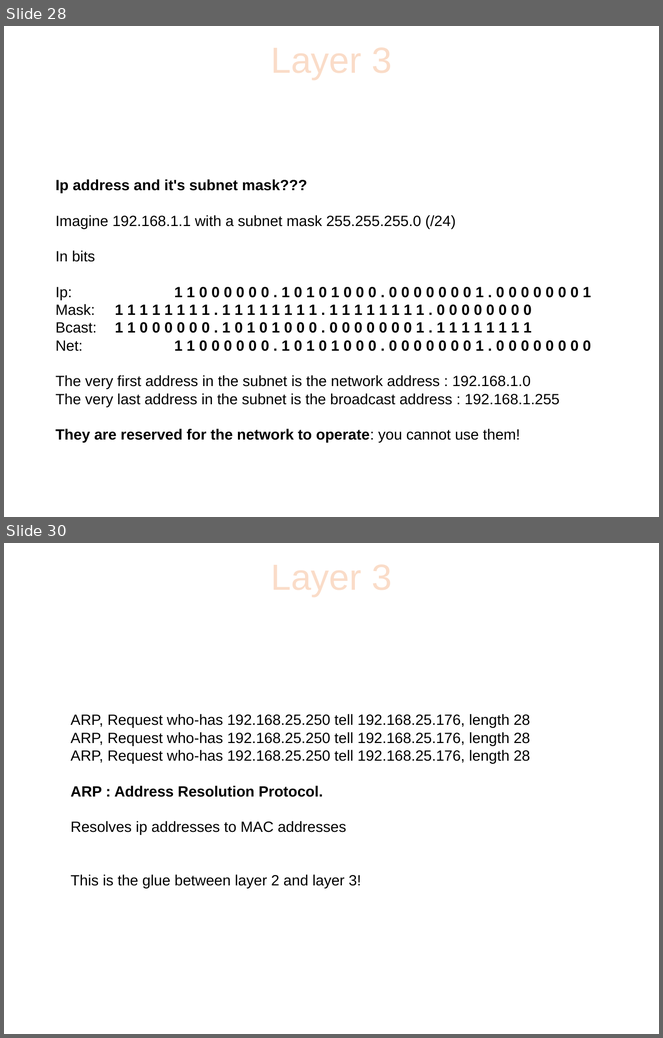
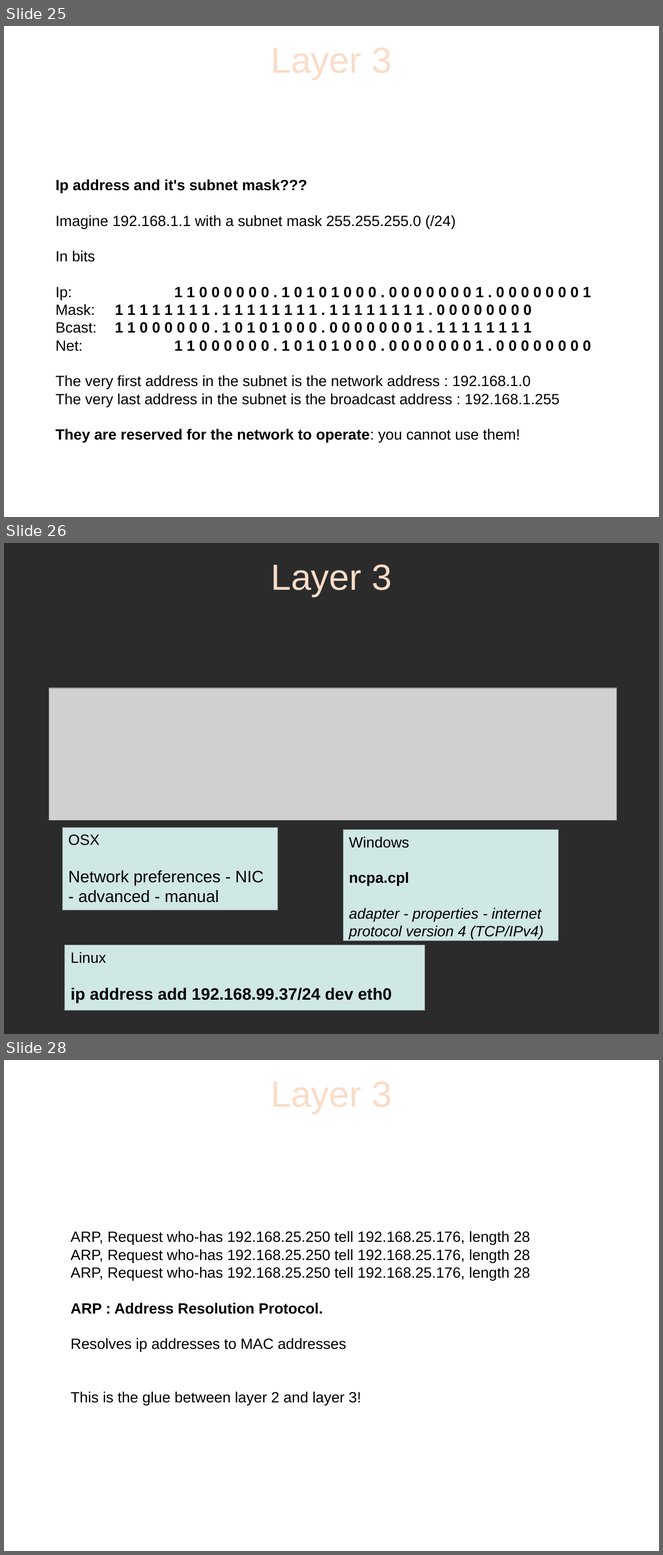
Before and after one commit to sphaero/workshops, a slide deck: Networking/presentation.odp. Shown one above the other, each under a label of ours: slides 28 and 30 before the commit, slides 25, 26 and 28 after it; the slides between them are not shown. The pictures are 663x1038 and 663x1555 pixels, drawn with LibreOffice and Linux fonts; fonts in the diff are those of the drawing; grey boxes stand for pictures; background and template pictures are left out; a plain dark background stands for a picture behind light text. Boxes give left, top, right and bottom in pixels: in the first picture for what was removed or moved away, otherwise in the second. Text is boxed around its words. In the diff, an @@ line names an element or a change of style, - is before the commit and + after.

Commit message:
new workshop using windows  and osx for HKU

```diff
--- a/Networking/presentation.odp
+++ b/Networking/presentation.odp
@@ slide 26 added at (4, 543, 659, 1034), background picture (left out) @@
@@ title added at (271, 564, 392, 597), 44 pt, text #FADCC8 @@
+Layer 3
@@ picture added at (49, 688, 618, 821) @@
@@ rectangle added at (62, 828, 278, 911), fill #CFE7E5, outline #808080 0 pt, 20 pt, text #000000 @@
+OSX
+Network preferences - NIC - advanced - manual
@@ rectangle added at (344, 830, 559, 941), fill #CFE7E5, outline #808080 0 pt, 18 pt, text #000000, italic @@
+Windows
+ncpa.cpl
+adapter - properties - internet protocol version 4 (TCP/IPv4)
@@ rectangle added at (65, 945, 425, 1011), fill #CFE7E5, outline #808080 0 pt, 20 pt, text #000000, bold @@
+Linux
+ip address add 192.168.99.37/24 dev eth0
@@ what was slide 28 is now slide 25 @@
@@ what was slide 30 is now slide 28 @@
```
Also in this commit, not shown: 15 slides changed, 15 other slides added, 11 slides removed, 5 other files.
